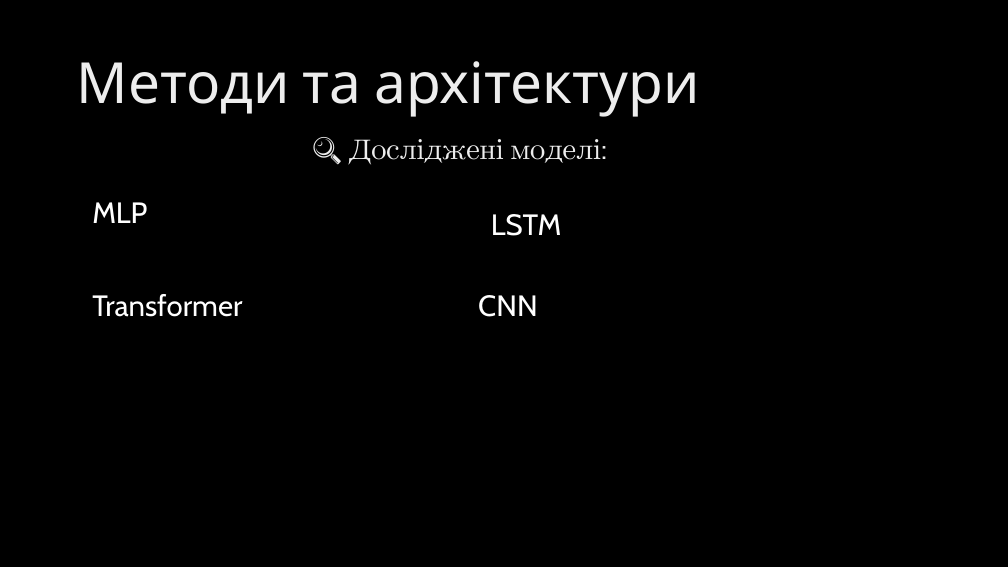
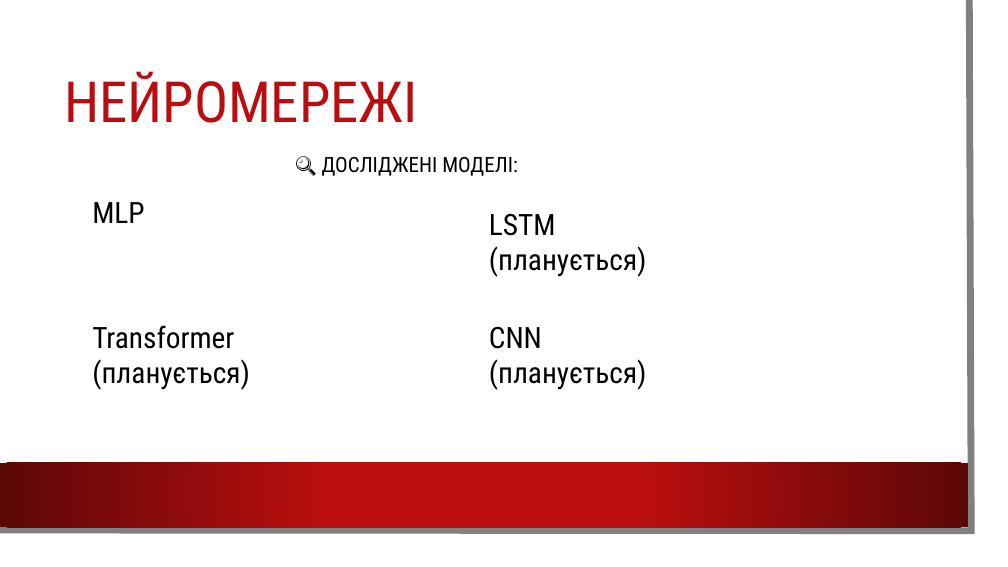
Before and after one commit to ParaskaBohdan/Diplom, a slide deck: slide 3 of Презентація.pptx. Drawn at 1008x567 pixels with LibreOffice and Linux fonts; fonts in the diff are those of the drawing; background and template pictures are left out. Boxes give left, top, right and bottom in pixels: in the first picture for what was removed or moved away, otherwise in the second. Text is boxed around its words. In the diff, an @@ line names an element or a change of style, - is before the commit and + after.

```diff
--- a/Презентація.pptx
+++ b/Презентація.pptx
@@ rectangle added at [0,0,991,550], fill #FFFFFF @@
@@ freeform shape added at [0,0,972,531], outline #808080 6.5 pt @@
@@ text "🔍 ДОСЛІДЖЕНІ МОДЕЛІ:" at [322,157,518,176]: vertical alignment top to middle @@
@@ title at [64,71,418,123]: text changed; font Cabin to Roboto Condensed; text colour gradient #BFBFBF to #EDEDED to #FFFFFF to #B80E0F @@
-Методи та архітектури
+НЕЙРОМЕРЕЖІ
@@ text at [322,157,518,176]: text changed; size 28 to 20 pt; font Cabin to Roboto Condensed; text colour gradient #BFBFBF to #EDEDED to #FFFFFF to #000000 @@
-🔍 Досліджені моделі:
+🔍 ДОСЛІДЖЕНІ МОДЕЛІ:
@@ text "MLP" at [92,202,144,223]: font Cabin to Roboto Condensed, text colour #FFFFFF to #000000 @@
@@ text at [489,213,556,236]: font Cabin to Roboto Condensed, text colour #FFFFFF to #000000 in "LSTM" @@
@@ text at [489,246,647,277]: paragraph added @@
+(планується)
@@ text at [92,325,250,390]: text changed; font Cabin to Roboto Condensed; text colour #FFFFFF to #000000 @@
-Transformer
+Transformer (планується)
@@ text "CNN": place and size @@
-text "CNN" at [478,295,537,317]
+text "CNN" at [489,326,647,390]
@@ text at [489,326,542,349]: font Cabin to Roboto Condensed, text colour #FFFFFF to #000000 in "CNN" @@
@@ text at [489,359,647,390]: paragraph added @@
+(планується)
@@ rectangle added at [0,463,968,527], fill gradient #B80E0F to #5C0707 @@
```
Also in this commit, not shown: 3 other slides changed, 4 slides added, 3 slides removed, 32 other files.
